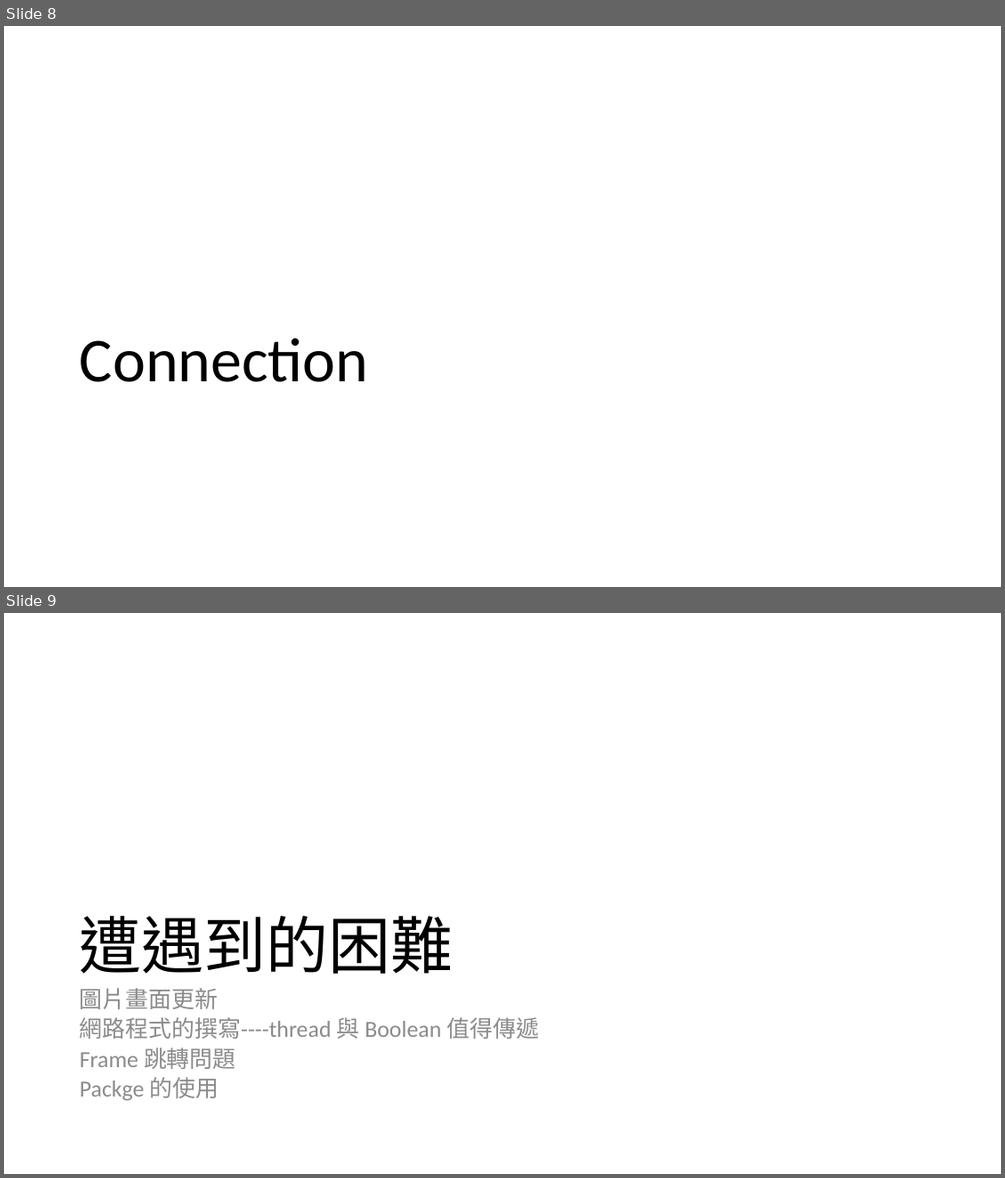
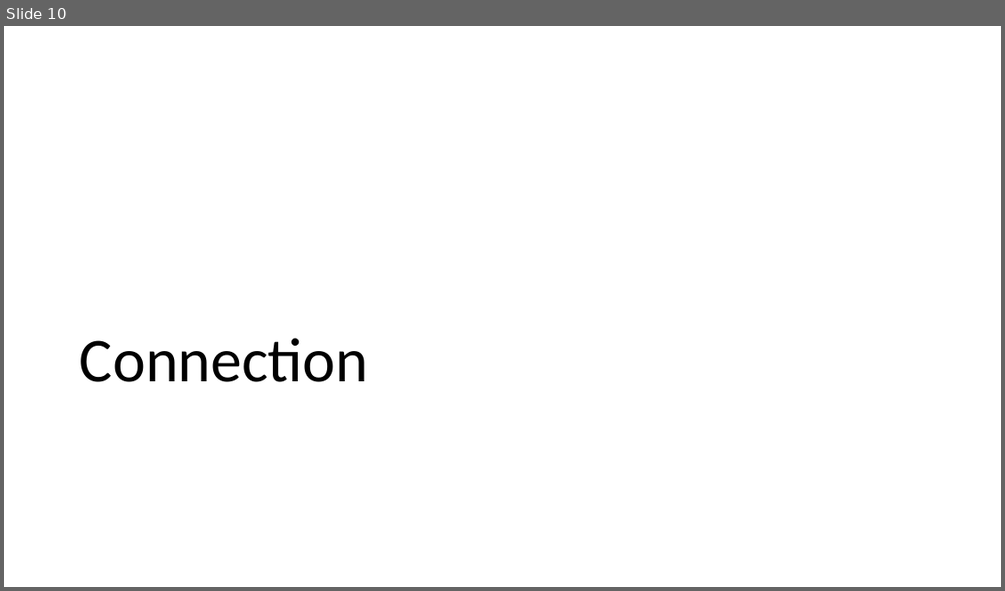
Before and after one commit to huyuhua33/draw10AtStart, a slide deck: reff/PPT.pptx. Shown one above the other, each under a label of ours: slides 8 and 9 before the commit, slide 10 after it. The pictures are 1005x1178 and 1005x591 pixels, drawn with LibreOffice and Linux fonts; fonts in the diff are those of the drawing. Boxes give left, top, right and bottom in pixels: in the first picture for what was removed or moved away, otherwise in the second. Text is boxed around its words. In the diff, an @@ line names an element or a change of style, - is before the commit and + after.

```diff
--- a/reff/PPT.pptx
+++ b/reff/PPT.pptx
@@ slide 9 removed at (4,613,1001,1174), background #FFFFFF @@
@@ title removed at (80,916,453,973) @@
-遭遇到的困難
@@ text removed at (80,988,539,1101) @@
-圖片畫面更新
-網路程式的撰寫----thread 與 Boolean 值得傳遞
-Frame 跳轉問題
-Packge 的使用
@@ what was slide 8 is now slide 10 @@
```
Also in this commit, not shown: 2 slides added, 33 other files.
